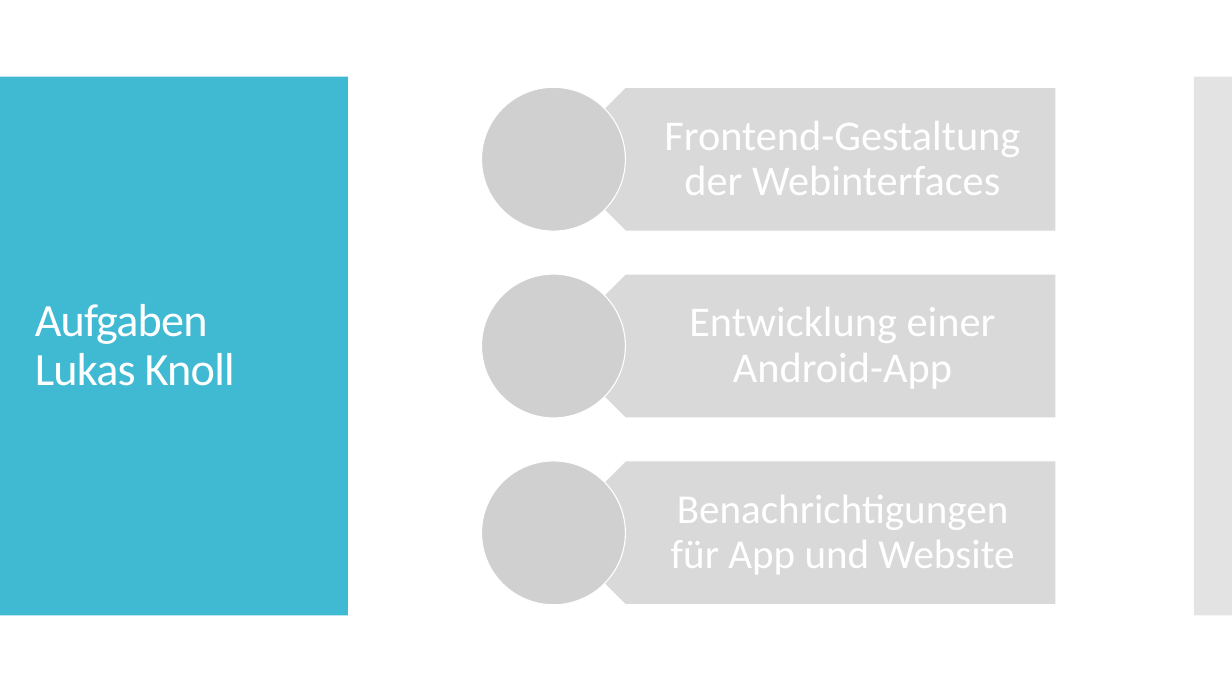
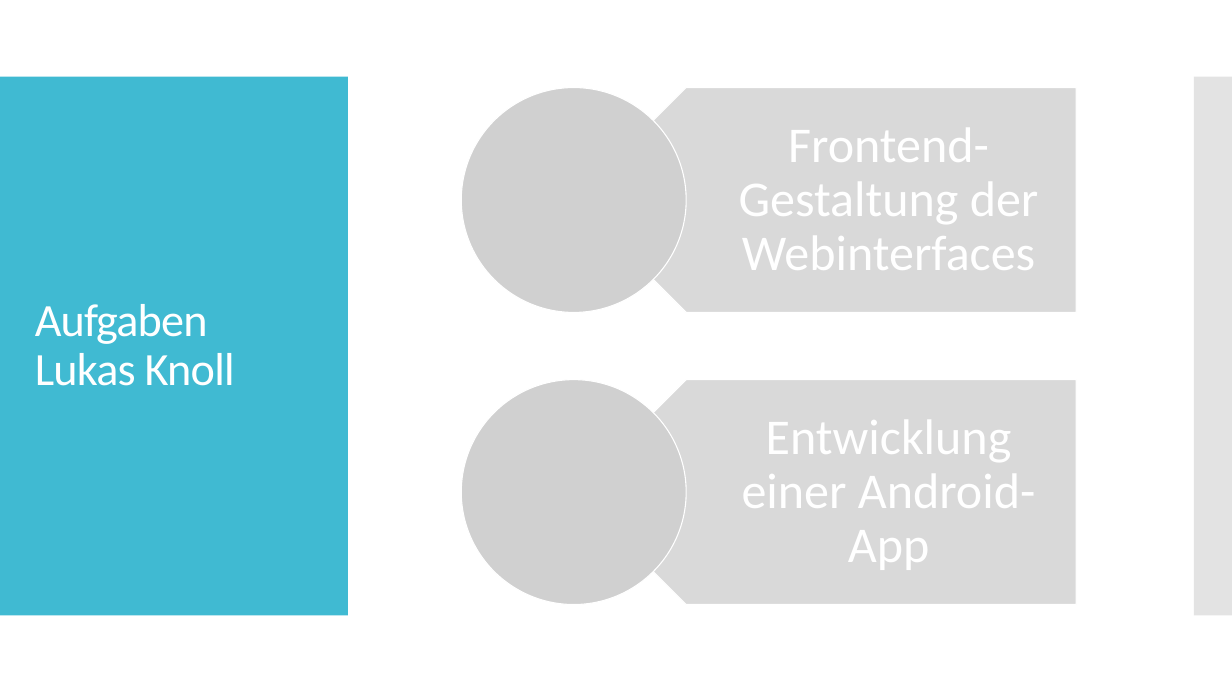
Before and after one commit to SebastianMandl/AEMS, a slide deck: slide 8 of Planung/Praesentationen/Praesentation_SRDP.pptx. Drawn at 1232x693 pixels with LibreOffice and Linux fonts; fonts in the diff are those of the drawing; grey boxes stand for pictures. Boxes give left, top, right and bottom in pixels: in the first picture for what was removed or moved away, otherwise in the second. Text is boxed around its words. In the diff, an @@ line names an element or a change of style, - is before the commit and + after.

```diff
--- a/Planung/Praesentationen/Praesentation_SRDP.pptx
+++ b/Planung/Praesentationen/Praesentation_SRDP.pptx
@@ picture added at (x1=461, y1=88, x2=686, y2=312) @@
@@ pentagon arrow resized from (x1=554, y1=87, x2=1056, y2=231) to (x1=574, y1=88, x2=1077, y2=312) @@
@@ text "Frontend-Gestaltung der Webinterfaces" moved from (x1=664, y1=110, x2=1020, y2=208) to (x1=739, y1=115, x2=1039, y2=284) @@
@@ text "Frontend-Gestaltung der Webinterfaces" at (x1=739, y1=115, x2=1039, y2=284): size 33 to 39 pt; more space between paragraphs @@
@@ picture resized from (x1=482, y1=274, x2=626, y2=419) to (x1=461, y1=380, x2=686, y2=604) @@
@@ pentagon arrow resized from (x1=554, y1=461, x2=1056, y2=605) to (x1=574, y1=380, x2=1077, y2=604) @@
@@ text "Entwicklung einer Android-App" at (x1=742, y1=407, x2=1036, y2=576): size 33 to 39 pt; more space between paragraphs @@
@@ text "Entwicklung einer Android-App" moved from (x1=689, y1=297, x2=996, y2=394) to (x1=742, y1=407, x2=1036, y2=576) @@
@@ group removed at (x1=482, y1=87, x2=1056, y2=605): 2 pictures, 1 pentagon arrow, 1 text @@
-Benachrichtigungen für App und Website
```
Also in this commit, not shown: 3 other slides changed, 1 slide added, 2 slides removed, 1 other file.
